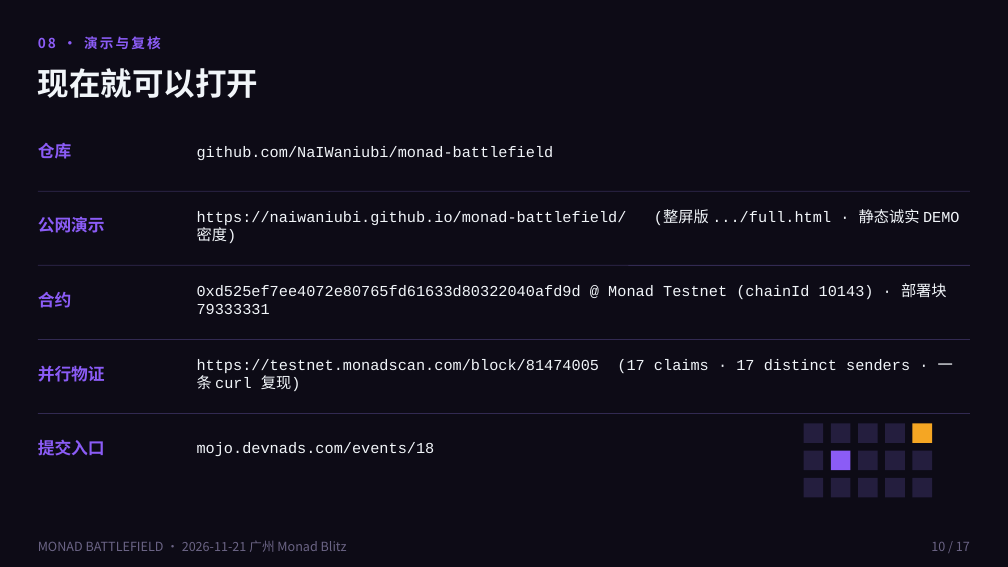
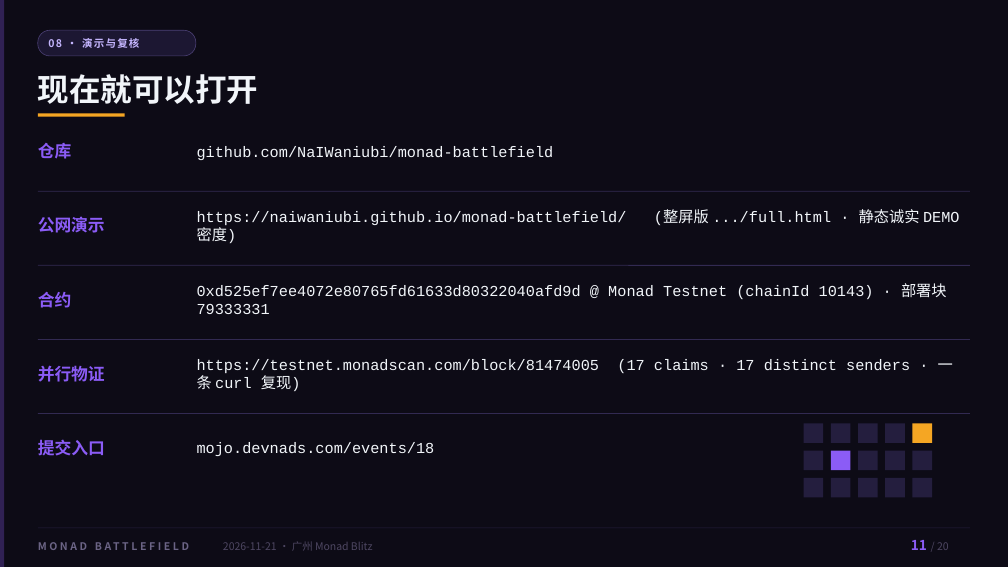
Before and after one commit to NaIWaniubi/monad-battlefield, a slide deck: slide 11 of deck/monad-battlefield.pptx (slide 10 before the commit). Drawn at 1008x567 pixels with LibreOffice and Linux fonts; fonts in the diff are those of the drawing. Boxes give left, top, right and bottom in pixels: in the first picture for what was removed or moved away, otherwise in the second. Text is boxed around its words. In the diff, an @@ line names an element or a change of style, - is before the commit and + after.

Commit message:
sync final: 落格 Alight deck (18→20 slides, GIF demos, Monad slide), crowd/demo build, loop GIFs

```diff
--- a/deck/monad-battlefield.pptx
+++ b/deck/monad-battlefield.pptx
@@ rectangle added at [0, 0, 5, 567], fill #8B5CF6 at 28% opacity @@
@@ rounded rectangle added at [38, 30, 196, 56], fill #1F1936 at 88% opacity, outline #4A3F73 0.6 pt @@
@@ text "08 · 演示与复核": place and size @@
-text "08 · 演示与复核" at [38, 36, 161, 50]
+text "08 · 演示与复核" at [48, 38, 139, 48]
@@ text "08 · 演示与复核" at [48, 38, 139, 48]: size 13 to 10 pt, text colour #8B5CF6 to #C4B5FD, letter spacing 2 to 1.2 pt @@
@@ text "现在就可以打开": place and size @@
-text "现在就可以打开" at [38, 68, 258, 98]
+text "现在就可以打开" at [38, 74, 258, 104]
@@ rectangle added at [38, 113, 125, 116], fill #F5A623 @@
@@ rectangle added at [38, 528, 970, 529], fill #322A52 at 75% opacity @@
@@ text added at [38, 535, 219, 557], 10 pt, text #6B6485, bold @@
+MONAD BATTLEFIELD
@@ text at [223, 542, 373, 550]: text changed; size 12 to 10 pt; text colour #6B6485 to #4E4762 @@
-MONAD BATTLEFIELD · 2026-11-21 广州 Monad Blitz
+2026-11-21 · 广州 Monad Blitz
@@ text added at [911, 540, 927, 550], 13 pt, text #8B5CF6, bold @@
+11
@@ text removed at [931, 542, 970, 551] @@
-10 / 17
@@ text added at [937, 542, 949, 550], 10 pt, text #4E4762 @@
+/ 20
```
Also in this commit, not shown: 15 other slides changed, 4 slides added, 1 slide removed, 4 other files.
